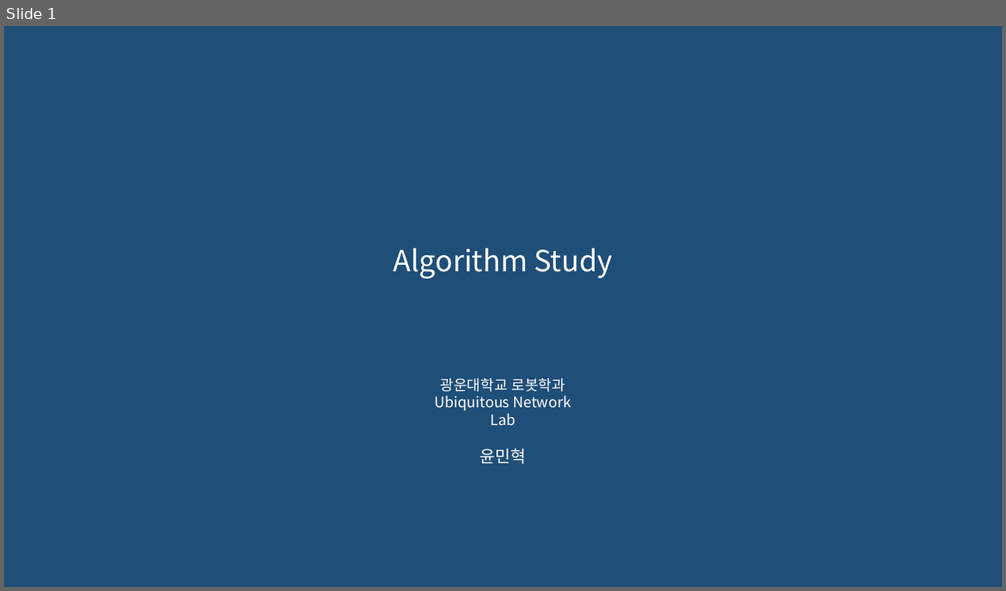
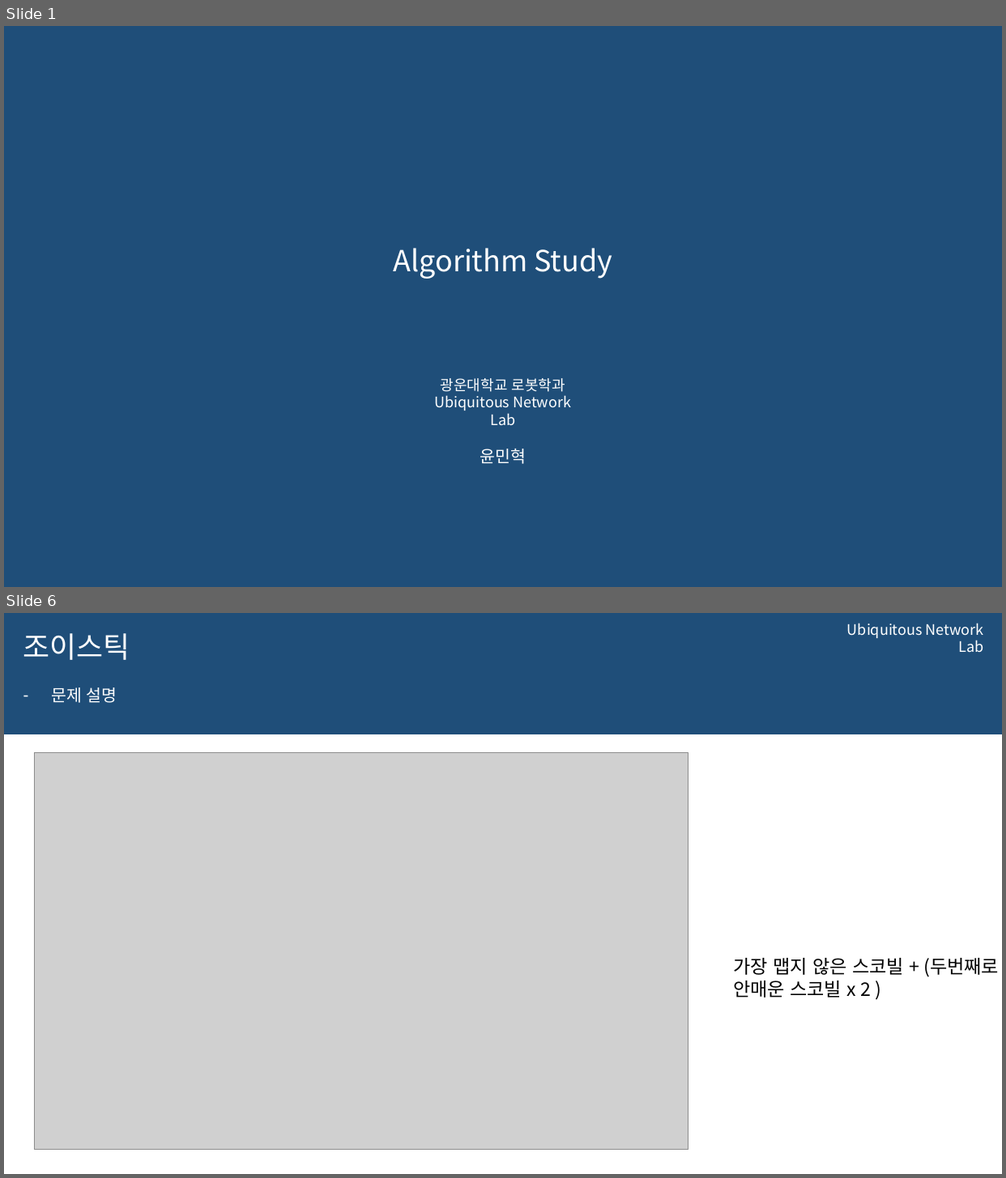
Before and after one commit to 0913ktg/Algorithm_Study, a slide deck: week_3/ppt/MinhyeokYun.pptx. Shown one above the other, each under a label of ours: slide 1 before the commit, slides 1 and 6 after it; the slides between them are not shown. The pictures are 1006x591 and 1006x1178 pixels, drawn with LibreOffice and Linux fonts; fonts in the diff are those of the drawing; grey boxes stand for pictures; background and template pictures are left out. Boxes give left, top, right and bottom in pixels: in the first picture for what was removed or moved away, otherwise in the second. Text is boxed around its words. In the diff, an @@ line names an element or a change of style, - is before the commit and + after.

```diff
--- a/week_3/ppt/MinhyeokYun.pptx
+++ b/week_3/ppt/MinhyeokYun.pptx
@@ slide 6 added at (4,613,1002,1174), background #FFFFFF @@
@@ rectangle added at (4,613,1002,735), fill #1F4E79 @@
@@ title added at (23,633,130,660), 28 pt, text #FFFFFF @@
+조이스틱
@@ text added at (847,623,984,652), 14 pt, text #FFFFFF @@
+Ubiquitous Network Lab
@@ text added at (51,688,117,703), 16 pt, text #FFFFFF @@
+– 문제 설명
@@ picture added at (35,753,689,1151) @@
@@ text added at (733,958,999,998), 18 pt, text #000000 @@
+가장 맵지 않은 스코빌 + (두번째로 안매운 스코빌 x 2 )
```
Also in this commit, not shown: 5 other slides added, 9 slides removed, 2 other files.
